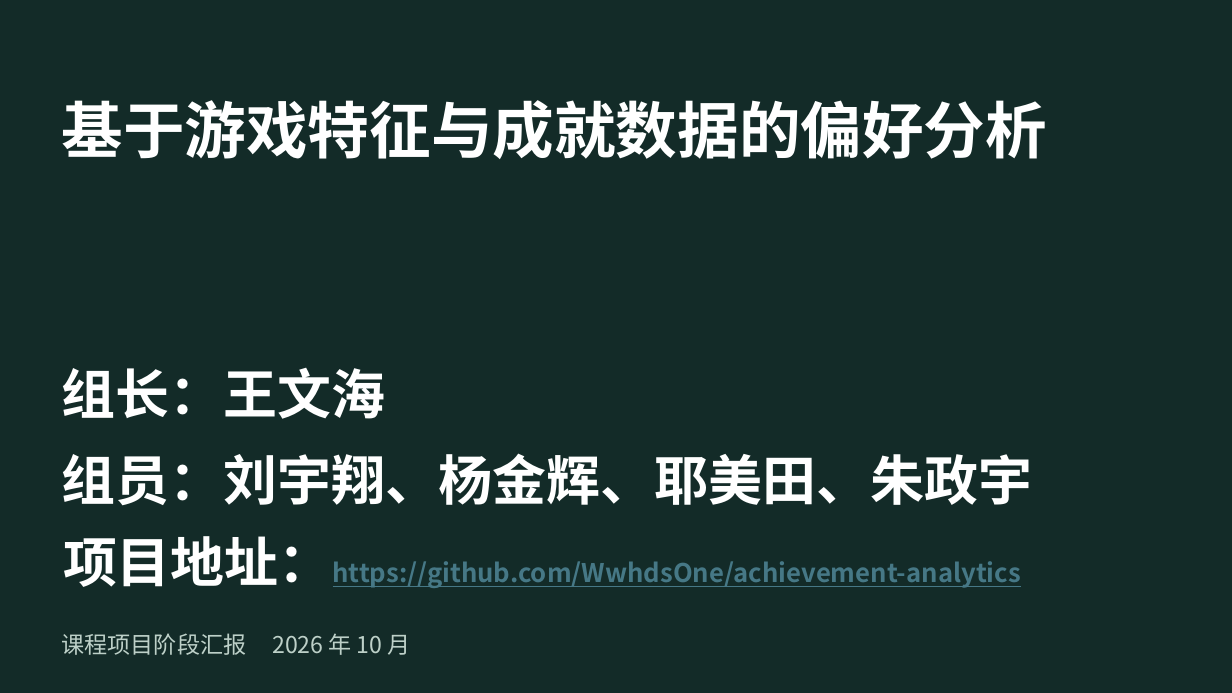
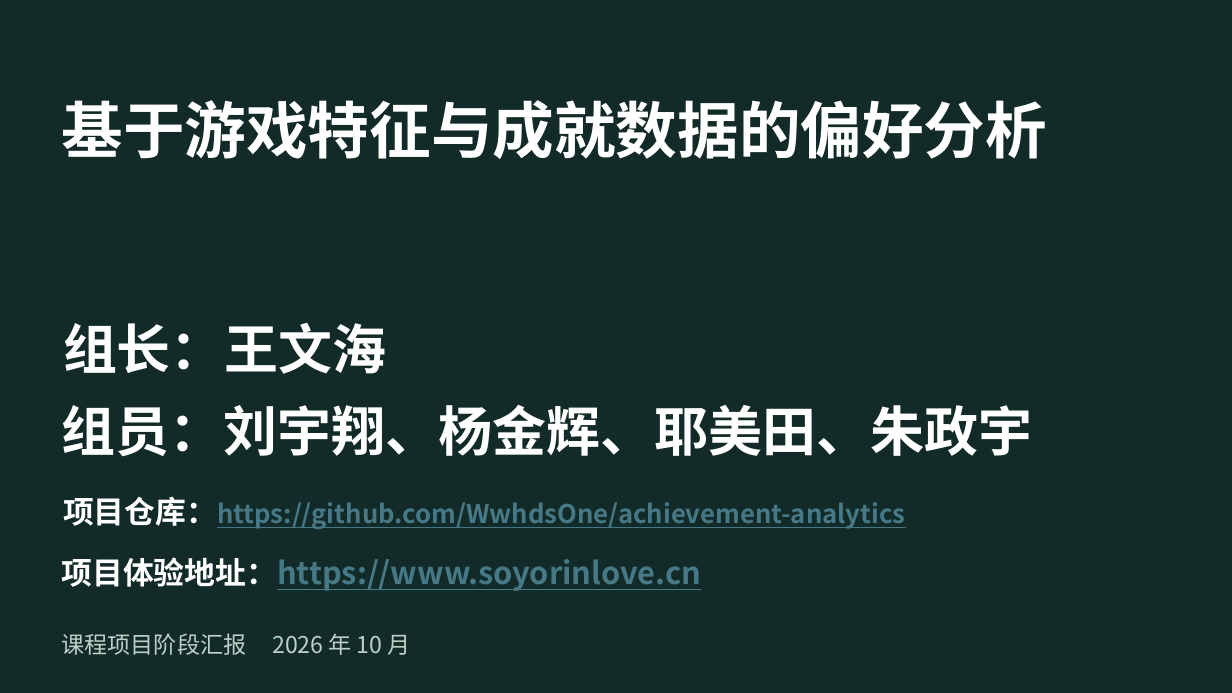
Before and after one commit to WwhdsOne/achievement-analytics, a slide deck: slide 1 of docs/presentations/数据获取与后续计划-2026-10-13-最终版.pptx. Drawn at 1232x693 pixels with LibreOffice and Linux fonts; fonts in the diff are those of the drawing. Boxes give left, top, right and bottom in pixels: in the first picture for what was removed or moved away, otherwise in the second. Text is boxed around its words. In the diff, an @@ line names an element or a change of style, - is before the commit and + after.

Commit message:
docs: 项目改为按方向分工，精简文档并删除 modeling/
项目不再走 Q1/Q2 统一框架，改为每人从 docs/plan.md 认领一个方向、
产物放自己的 result/<缩写>/。README 重写成简洁的分工表。

- 删除 modeling/（Q2 偏好归因代码）：regression 的 analysis/dataset/stories
  与 irt/ 占位一并移除。data/processed/analysis-report.json 是 2026-10-01
  固定快照的历史产物，此后无法重新生成
- 删除 viz/（acquisition_report 图表函数，已无调用方）
- 删除过时文档：manual-training.md（Q2 手动训练指南）、analysis-ideas.md、
  data-acquisition-report.html、data-pipeline.html、data-report.md、multi-machine.html
- 实验记录迁移：YJH 条目进 result/YJH/experiments.md；面板与整体层面的
  三条进 docs/experiments.md（支撑已部署面板分析页的数据来源）
- AGENTS.md：项目定位改为按方向分工，目录约定对齐实际内容，
  建模规范改为实验规范（实验记录的新位置）
- README.md 重写为简洁分工表；docs/commands.md 去掉失效的 modeling 命令，
  补上 modeling/ 已删除、报告无法再生成的说明

```diff
--- a/docs/presentations/数据获取与后续计划-2026-10-13-最终版.pptx
+++ b/docs/presentations/数据获取与后续计划-2026-10-13-最终版.pptx
@@ text "组长：王文海": place and size @@
-text "组长：王文海" at <box>62,368,385,419</box>
+text "组长：王文海" at <box>63,323,386,374</box>
@@ text "组员：刘宇翔、杨金辉、耶美田、朱政宇": place and size @@
-text "组员：刘宇翔、杨金辉、耶美田、朱政宇" at <box>62,453,1032,506</box>
+text "组员：刘宇翔、杨金辉、耶美田、朱政宇" at <box>62,404,1032,457</box>
@@ text at <box>63,496,905,529</box>: text changed @@
-项目地址：https://github.com/WwhdsOne/achievement-analytics
+项目仓库：https://github.com/WwhdsOne/achievement-analytics
@@ text added at <box>62,557,702,591</box>, 24 pt, text #467886, bold, underline @@
+项目体验地址：https://www.soyorinlove.cn
```
Also in this commit, not shown: 2 other slides changed, 19 other files.
